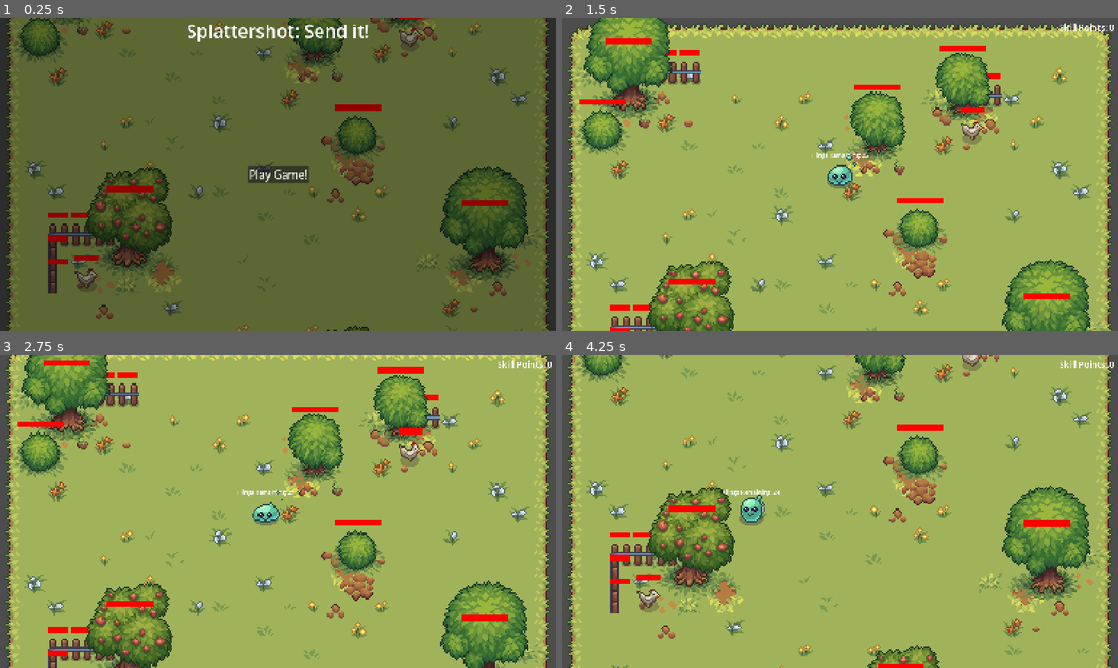
Above: before the commit, frames 1-4 (two rows, left to right).
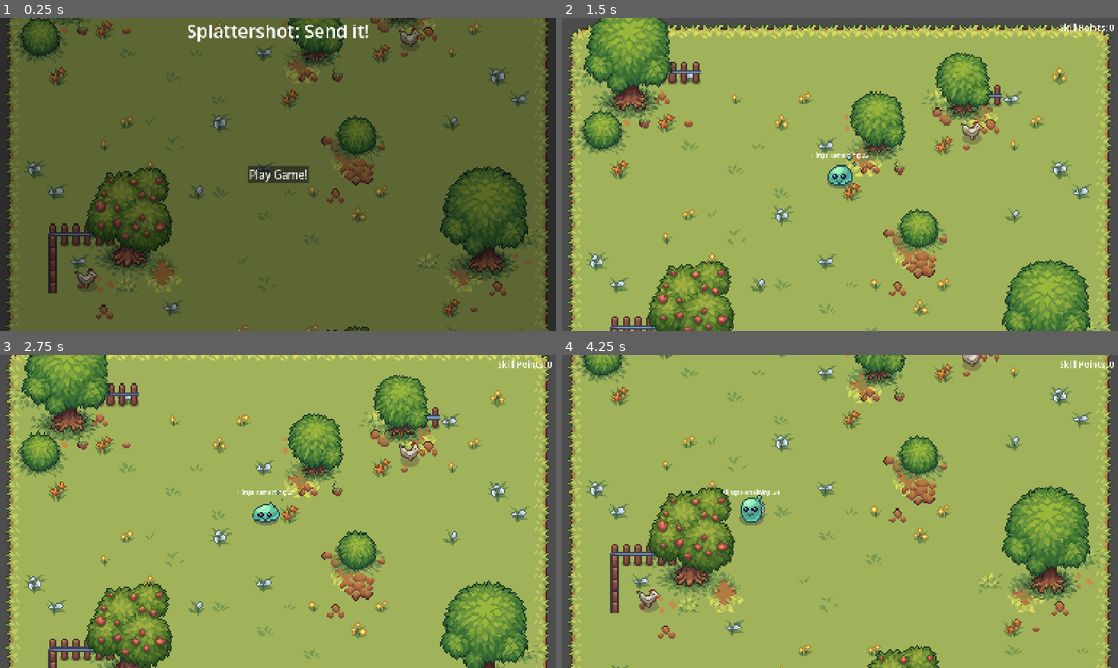
Above: after the commit, the same moments.

Repository: Auseawesome/HavenBounceBack
Game: Godot game, scene res://main.tscn
Two runs of this game, one before a commit and one after it. Both use one fixed random seed, a clock stepped at 60 frames per second and the inputs below.
Inputs (mouse positions are in pixels of both pictures, inside the frame that each line leads up to):
- Up to frame 1 (0.25 s): no input
- Up to frame 2 (1.5 s): click "Play Game!" at 0.5 s; click "Enter Level" at 1.25 s
- Up to frame 3 (2.75 s): drag from (278, 511) to (333, 442) at 2.02 s
- Up to frame 4 (4.25 s): drag from (728, 527) to (812, 574) at 2.77 s; move the mouse to (895, 442) at 3.52 s; click (895, 442) at 3.67 s

The runs differ from the first frame. In frame 1, 0.9% of the frame differs, in the area x 8-92%, y 0-79%; in frame 2, 1.4%; in frame 3, 1.5%, in the area x 3-92%, y 1-97%; in frame 4, 1.0%.

Commit message:
Only show health bar for 2.5 secs

Diff:
--- a/obstacles/obstacle.gd
+++ b/obstacles/obstacle.gd
@@ -12,8 +12,13 @@
 
 func on_collision(velocity: Vector2) -> int:
 	health -= velocity.length() * Globals.player.damage_scale_factor
+	$HealthBar.visible = true
+	$ShowHealthTimer.start()
 	$HealthBar/Background/Fill.anchor_right = float(health) / max_health
 	if health <= 0:
 		queue_free()
 		return points
 	return 0
+
+func _on_show_health_timer_timeout() -> void:
+	$HealthBar.visible = false
--- a/obstacles/obstacle_base.tscn
+++ b/obstacles/obstacle_base.tscn
@@ -21,7 +21,12 @@
 rotation = 1.5707964
 shape = SubResource("CapsuleShape2D_onrkg")
 
+[node name="ShowHealthTimer" type="Timer" parent="." unique_id=631918795]
+wait_time = 2.5
+one_shot = true
+
 [node name="HealthBar" type="Control" parent="." unique_id=1951282074]
+visible = false
 layout_mode = 3
 anchors_preset = 0
 offset_left = -16.0
@@ -44,3 +49,5 @@
 grow_horizontal = 2
 grow_vertical = 2
 color = Color(1, 0, 0, 1)
+
+[connection signal="timeout" from="ShowHealthTimer" to="." method="_on_show_health_timer_timeout"]
